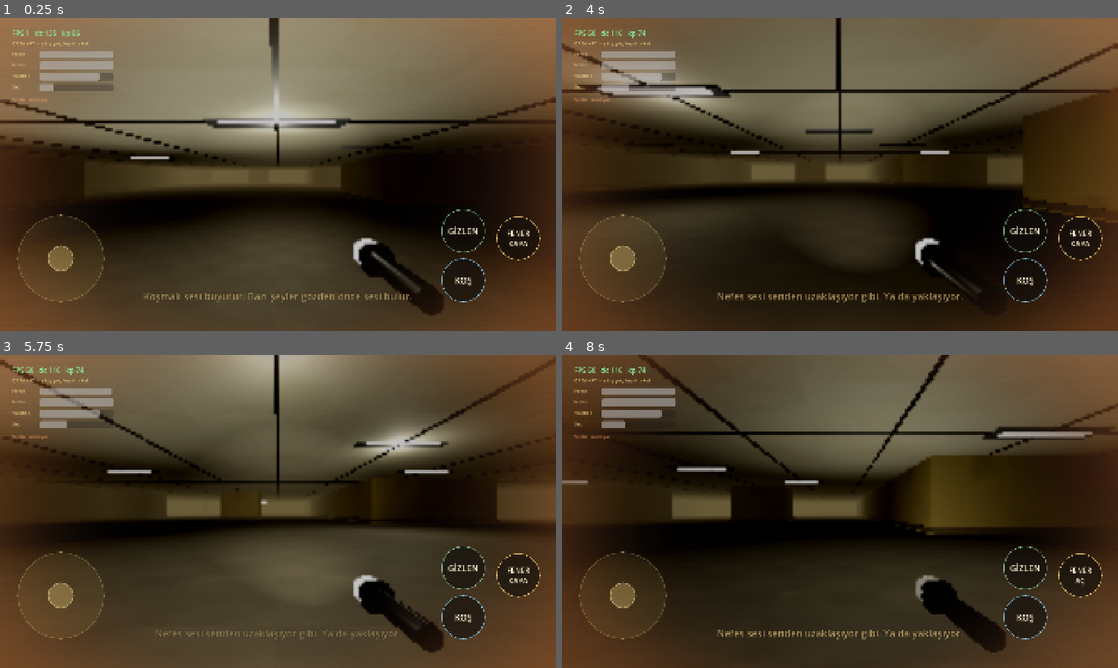
Above: before the commit, frames 1-4 (two rows, left to right).
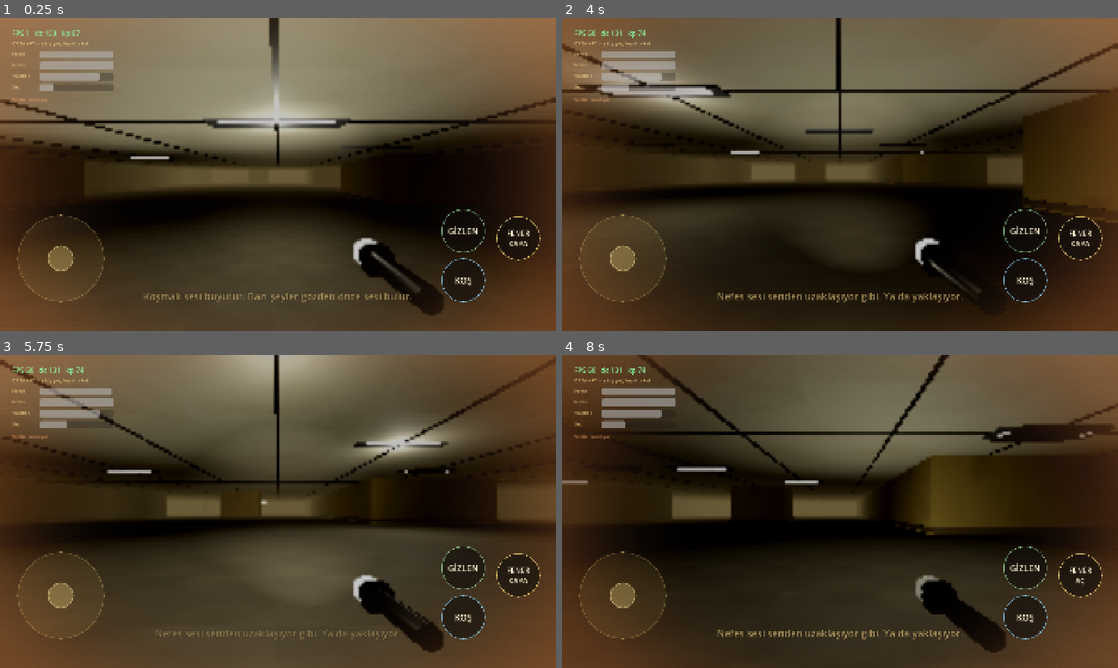
Above: after the commit, the same moments.

Repository: mehmetdem2005/Backrooms
Game: Godot game, scene res://scenes/Main.tscn
Two runs of this game, one before a commit and one after it. Both use one fixed random seed, a clock stepped at 60 frames per second and the inputs below.
Inputs (mouse positions are in pixels of both pictures, inside the frame that each line leads up to):
- Up to frame 1 (0.25 s): no input
- Up to frame 2 (4 s): tap Enter at 0.5 s; move the mouse to (867, 174) at 0.52 s; hold W from 0.53 s (still down); tap F at 0.6, 3.6 s; move the mouse to (812, 174) at 1.27 s; tap Ctrl at 1.35 s; move the mouse to (851, 168) at 2.02 s; tap C at 2.1 s; move the mouse to (834, 180) at 2.77 s; tap Shift at 2.85 s; move the mouse to (878, 177) at 3.52 s
- Up to frame 3 (5.75 s): keep holding W; move the mouse to (233, 508) at 4.27 s; tap Ctrl at 4.35 s; move the mouse to (283, 511) at 5.02 s; tap C at 5.1 s
- Up to frame 4 (8 s): move the mouse to (817, 505) at 5.77 s; release W at 5.78 s; hold D 5.78-6.53 s; tap Shift at 5.85 s; move the mouse to (867, 511) at 6.52 s; hold W from 6.53 s (still down); tap F at 6.6 s; move the mouse to (812, 511) at 7.27 s; tap Ctrl at 7.35 s

The runs differ from the first frame. In frame 1, less than 0.1% of the frame differs, in the area x 8-15%, y 3-6%; in frame 2, less than 0.1%; in frame 3, 0.1%; in frame 4, 0.6%, in the area x 9-100%, y 3-29%.

Commit message:
PolyHaven concrete + pool tiles + grate vents (real photo, not procedural)
Per request, use PolyHaven CC0 textures for these surfaces:
- Concrete (columns/ramps): painted_concrete
- Tiles: long_white_tiles -> applied to the POOL floor (Poolrooms look)
- Grating/wire: metal_grate_rusty -> new ceiling air-vent panels (_should_vent)
Builder: added _tile_material/_grate_material, pool cells render as 'pooltile',
sparse 'vent' grates on ceilings. All new maps VRAM-compressed + mipmapped.
Verified in-Godot render (pool floor now tiled), no APK.

https://claude.ai/code/session_01NRpMnaAWyeW9sMqBjCT8aX

Diff:
--- a/game_src/scripts/level/PremiumBackroomsBuilder.gd
+++ b/game_src/scripts/level/PremiumBackroomsBuilder.gd
@@ -56,6 +56,8 @@
 var _trim_material: Material
 var _metal_material: Material
 var _concrete_material: Material
+var _tile_material: Material
+var _grate_material: Material
 var _ceiling_grid_material: Material
 var _emissive_material: Material
 var _exit_material: Material
@@ -534,8 +536,11 @@
                 var bucket: Dictionary = _get_bucket(buckets, f, x, z)
                 var key: String = "%d:%d:%d" % [f, x, z]
                 if _get_cell(f, x, z) == 0:
+                    var is_water: bool = _water_cells.has(key)
                     if not holes.has(key):
-                        _bpush(bucket, "floor", _scaled_transform(Vector3(cell_size, 0.10, cell_size), center + Vector3(0.0, -0.05, 0.0)))
+                        # Havuz hücreleri beyaz fayans, diğerleri halı
+                        var floor_type: String = "pooltile" if is_water else "floor"
+                        _bpush(bucket, floor_type, _scaled_transform(Vector3(cell_size, 0.10, cell_size), center + Vector3(0.0, -0.05, 0.0)))
                     # Tavan (sadece üstünde başka kat yoksa tam tavan; rampa deliği hariç)
                     if not holes.has(key):
                         _bpush(bucket, "ceiling", _scaled_transform(Vector3(cell_size, 0.12, cell_size), center + Vector3(0.0, ceiling_height, 0.0)))
@@ -551,6 +556,9 @@
                         _bpush(bucket, "housing", _scaled_transform(Vector3(cell_size * 0.72, 0.13, 0.60), fp + Vector3(0.0, 0.05, 0.0)))
                         _bpush(bucket, "fixture", _scaled_transform(Vector3(cell_size * 0.58, 0.05, 0.12), fp + Vector3(0.0, 0.0, -0.13)))
                         _bpush(bucket, "fixture", _scaled_transform(Vector3(cell_size * 0.58, 0.05, 0.12), fp + Vector3(0.0, 0.0, 0.13)))
+                    # Tavan havalandırma ızgarası (paslı metal grate)
+                    if not is_water and _should_vent(cell):
+                        _bpush(bucket, "vent", _scaled_transform(Vector3(cell_size * 0.5, 0.04, cell_size * 0.3), center + Vector3(0.0, ceiling_height - 0.10, 0.0)))
                 else:
                     _bpush(bucket, "wall", _scaled_transform(Vector3(cell_size, wall_height, cell_size), center + Vector3(0.0, wall_height * 0.5, 0.0)))
                     if not bucket.has("_walls"):
@@ -680,6 +688,8 @@
         "grid": return [false, _ceiling_grid_material]
         "trim": return [false, _trim_material]
         "column": return [false, _concrete_material]
+        "pooltile": return [false, _tile_material]
+        "vent": return [false, _grate_material]
         "housing": return [false, _metal_material]
         "fixture": return [false, _emissive_material]
         "ramp": return [false, _ramp_material]
@@ -787,6 +797,10 @@
     var h: int = abs(cell.x * 73856093 ^ cell.z * 19349663 ^ (world_seed + cell.y * 7))
     return h % 4 == 0
 
+func _should_vent(cell: Vector3i) -> bool:
+    var h: int = abs(cell.x * 19349663 ^ cell.z * 83492791 ^ (world_seed + cell.y * 11))
+    return h % 13 == 0
+
 func _box_mesh() -> BoxMesh:
     if _box_mesh_shared == null:
         _box_mesh_shared = BoxMesh.new()
@@ -850,6 +864,9 @@
     _ceiling_material = _make_pbr("ceiling", Color(1.0, 0.98, 0.92, 1.0), 0.0, 0.85, Vector3(2.0, 2.0, 1.0), true)
     _metal_material = _make_pbr("metal", Color(0.86, 0.87, 0.90, 1.0), 0.85, 0.5, Vector3(1.0, 1.0, 1.0), true, true)
     _concrete_material = _make_pbr("concrete", Color(0.93, 0.91, 0.86, 1.0), 0.0, 0.82, Vector3(1.0, 1.0, 1.0), true, true)
+    # Havuz zemini: beyaz fayans (PolyHaven). Vent/ızgara: paslı metal grate (PolyHaven).
+    _tile_material = _make_pbr("tile", Color(0.96, 0.97, 0.98, 1.0), 0.0, 0.4, Vector3(2.0, 2.0, 1.0), true, true)
+    _grate_material = _make_pbr("grate", Color(0.7, 0.68, 0.64, 1.0), 0.6, 0.7, Vector3(1.0, 1.0, 1.0), true, true)
 
     _trim_material = _make_flat(Color(0.40, 0.33, 0.18, 1.0), 0.7)
     _ramp_material = _make_pbr("concrete", Color(0.88, 0.86, 0.81, 1.0), 0.0, 0.85, Vector3(1.0, 1.0, 1.0), false)
Binary file changed: game_src/textures/concrete_albedo.png
Binary file changed: game_src/textures/concrete_normal.png
Binary file changed: game_src/textures/concrete_roughness.png
Binary file added: game_src/textures/grate_albedo.png
Not shown, added: game_src/textures/grate_albedo.png.import
Binary file added: game_src/textures/grate_normal.png
Not shown, added: game_src/textures/grate_normal.png.import
Binary file added: game_src/textures/grate_roughness.png
Not shown, added: game_src/textures/grate_roughness.png.import
Binary file added: game_src/textures/tile_albedo.png
Not shown, added: game_src/textures/tile_albedo.png.import
Binary file added: game_src/textures/tile_normal.png
(and 3 more such lines)
